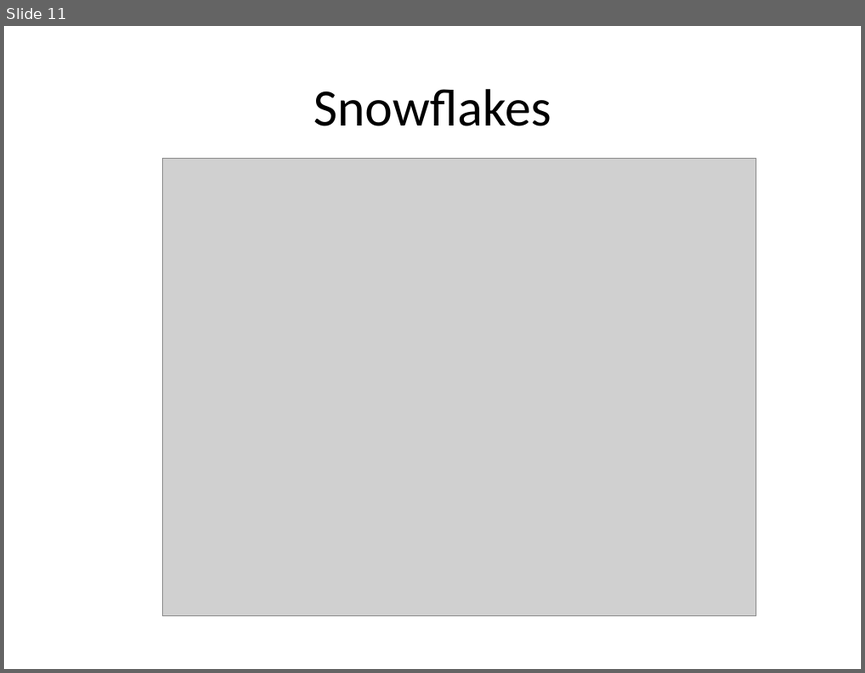
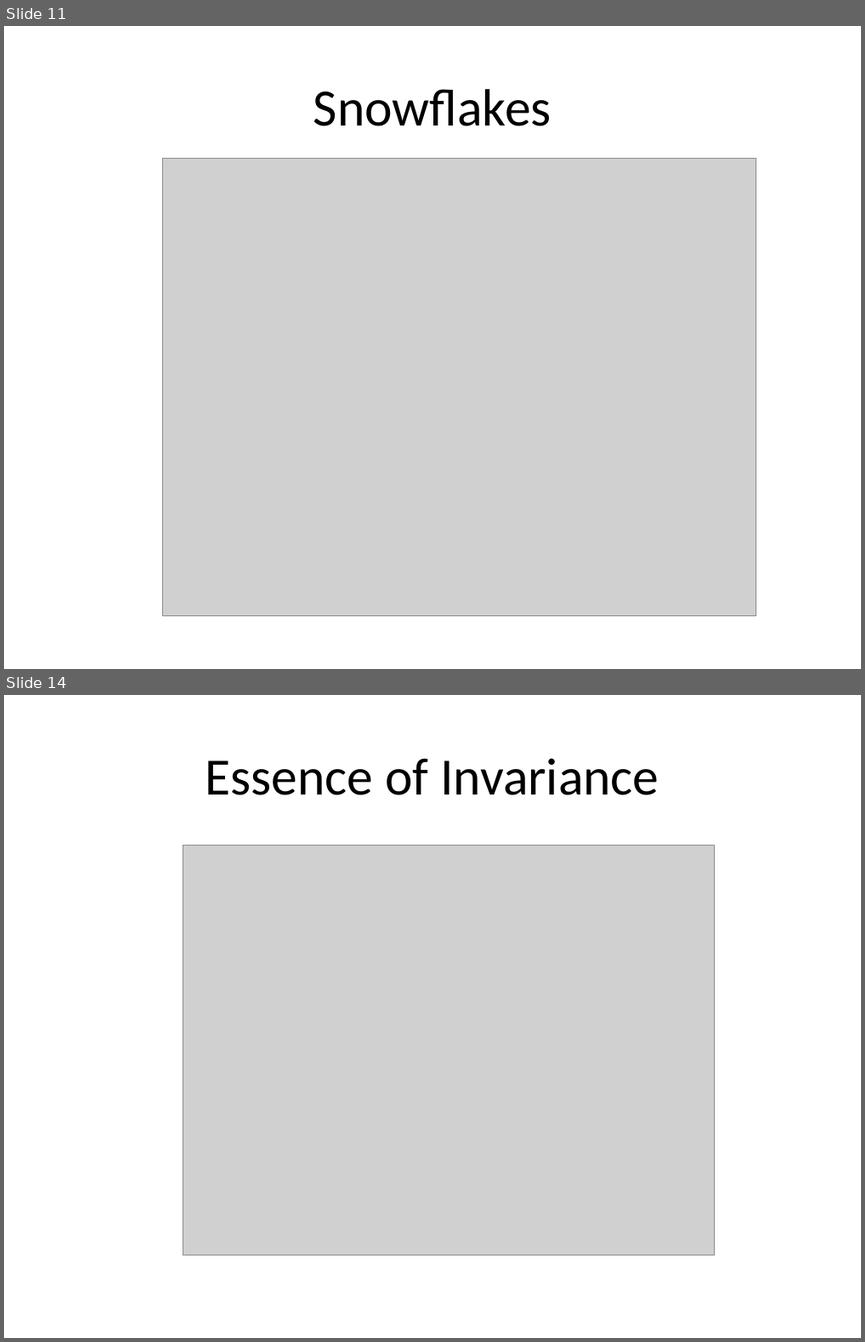
Before and after one commit to lorrainewang/2017Y2CEP, a slide deck: Lesson 1 Intro and Turtle Graphics/Python Turtles.pptx. Shown one above the other, each under a label of ours: slide 11 before the commit, slides 11 and 14 after it; the slides between them are not shown. The pictures are 865x673 and 865x1342 pixels, drawn with LibreOffice and Linux fonts; fonts in the diff are those of the drawing; grey boxes stand for pictures. Boxes give left, top, right and bottom in pixels: in the first picture for what was removed or moved away, otherwise in the second. Text is boxed around its words. In the diff, an @@ line names an element or a change of style, - is before the commit and + after.

```diff
--- a/Lesson 1 Intro and Turtle Graphics/Python Turtles.pptx
+++ b/Lesson 1 Intro and Turtle Graphics/Python Turtles.pptx
@@ slide 14 added at (x1=4, y1=695, x2=861, y2=1338), background #FFFFFF @@
@@ title added at (x1=205, y1=758, x2=658, y2=795), 44 pt, text #000000 @@
+Essence of Invariance
@@ picture added at (x1=183, y1=845, x2=715, y2=1254) @@
```
Also in this commit, not shown: 2 other slides added, 1 other file.
